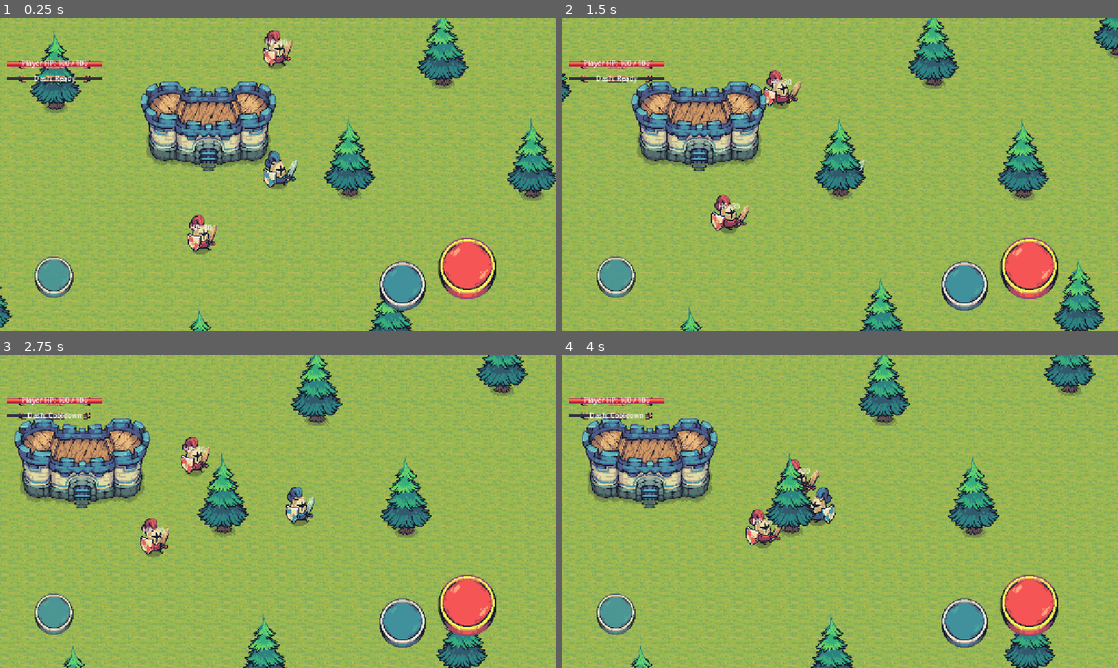
Above: before the commit, frames 1-4 (two rows, left to right).
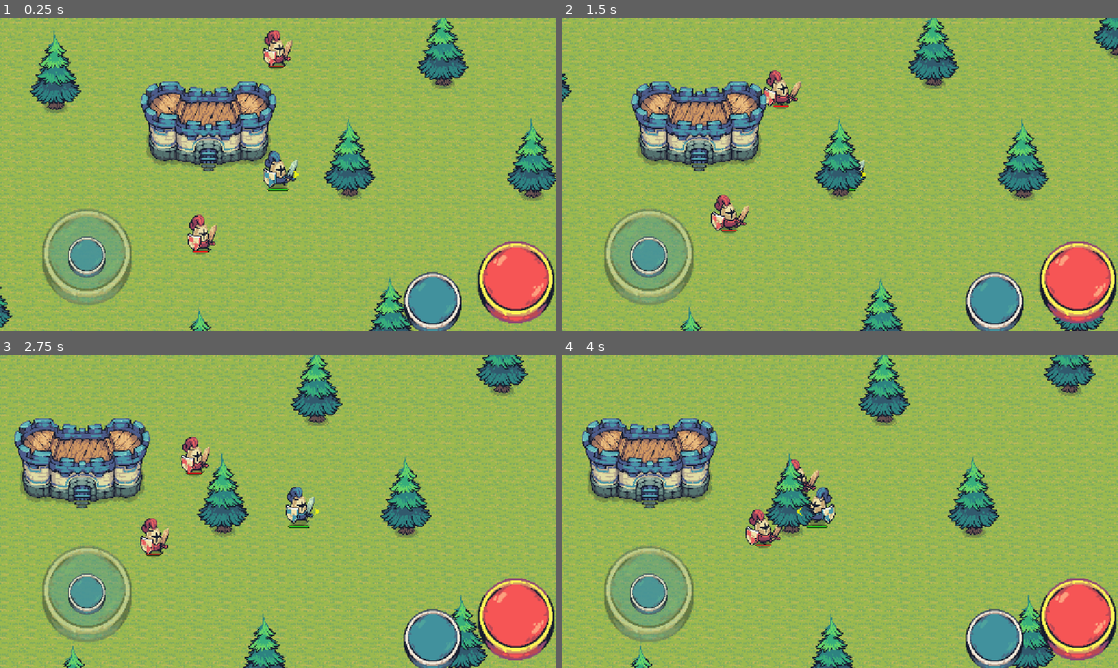
Above: after the commit, the same moments.

Repository: yudnata/project-game
Game: Godot game, scene res://scenes/main/Main.tscn
Same seed, same stepped clock (60 frames per second), same inputs: the game is played once before the commit and once after it.
Inputs (mouse positions are in pixels of both pictures, inside the frame that each line leads up to):
- Up to frame 1 (0.25 s): no input
- Up to frame 2 (1.5 s): move the mouse to (962, 158) at 0.52 s; hold D (move_right) 0.53-1.25 s; tap Shift (dash) at 0.6 s; click (962, 158) at 0.67 s; drag from (728, 190) to (812, 237) at 1.27 s
- Up to frame 3 (2.75 s): move the mouse to (333, 442) at 2.02 s; hold D (move_right) from 2.03 s (still down); tap E (use_hoe) at 2.1 s; click (333, 442) at 2.17 s; tap Shift (dash) at 2.3 s
- Up to frame 4 (4 s): release D (move_right) at 2.75 s; drag from (812, 574) to (673, 464) at 2.77 s; move the mouse to (1006, 558) at 3.52 s; hold A (move_left) from 3.53 s (still down); tap K at 3.6 s; click (1006, 558) at 3.67 s; tap Shift (dash) at 3.8 s

The runs differ from the first frame. In frame 1, 11% of the frame differs, in the area x 1-100%, y 6-100%; in frame 2, 11%; in frame 3, 11%; in frame 4, 11%.

Commit message:
feat: implement core game systems including player movement, enemy dummy, and virtual joystick controls

Diff:
--- a/project.godot
+++ b/project.godot
@@ -11,9 +11,9 @@
 [application]
 
 config/name="project-game"
+run/main_scene="res://scenes/main/Main.tscn"
 config/features=PackedStringArray("4.6", "Forward Plus")
 config/icon="res://icon.svg"
-run/main_scene="res://scenes/main/Main.tscn"
 
 [autoload]
 
@@ -37,3 +37,4 @@
 [rendering]
 
 rendering_device/driver.windows="d3d12"
+textures/vram_compression/import_etc2_astc=true
--- a/scenes/enemy/DummyEnemy.tscn
+++ b/scenes/enemy/DummyEnemy.tscn
@@ -5,6 +5,30 @@
 
 [sub_resource type="CircleShape2D" id="1_enemy_body_shape"]
 radius = 11.0
+
+[sub_resource type="StyleBoxFlat" id="StyleBoxFlat_enemy_bg"]
+bg_color = Color(0.1, 0.1, 0.1, 0.6)
+border_width_left = 1
+border_width_top = 1
+border_width_right = 1
+border_width_bottom = 1
+border_color = Color(0, 0, 0, 1)
+corner_radius_top_left = 2
+corner_radius_top_right = 2
+corner_radius_bottom_right = 2
+corner_radius_bottom_left = 2
+
+[sub_resource type="StyleBoxFlat" id="StyleBoxFlat_enemy_fill"]
+bg_color = Color(1, 0.1, 0.1, 1)
+border_width_left = 1
+border_width_top = 1
+border_width_right = 1
+border_width_bottom = 1
+border_color = Color(0, 0, 0, 0)
+corner_radius_top_left = 2
+corner_radius_top_right = 2
+corner_radius_bottom_right = 2
+corner_radius_bottom_left = 2
 
 [node name="DummyEnemy" type="CharacterBody2D"]
 script = ExtResource("1_enemy_script")
@@ -17,12 +41,15 @@
 position = Vector2(0, -2)
 hframes = 8
 
-[node name="HpLabel" type="Label" parent="."]
-offset_left = -26.0
-offset_top = -35.0
-offset_right = 26.0
-offset_bottom = -15.0
-horizontal_alignment = 1
-text = "HP: 30"
+[node name="HealthBar" type="ProgressBar" parent="."]
+offset_left = -18.0
+offset_top = 30.0
+offset_right = 18.0
+offset_bottom = 34.0
+theme_override_styles/background = SubResource("StyleBoxFlat_enemy_bg")
+theme_override_styles/fill = SubResource("StyleBoxFlat_enemy_fill")
+max_value = 70.0
+value = 70.0
+show_percentage = false
 
 [node name="AnimationPlayer" type="AnimationPlayer" parent="."]
--- a/scenes/main/Main.tscn
+++ b/scenes/main/Main.tscn
@@ -31,83 +31,38 @@
 
 [node name="Guide" type="CanvasLayer" parent="." unique_id=16146199]
 
-[node name="HUD" type="CanvasLayer" parent="." unique_id=1353895524]
-
-[node name="HPBar" type="TextureProgressBar" parent="HUD" unique_id=740895593]
-offset_left = 16.0
-offset_top = 92.0
-offset_right = 236.0
-offset_bottom = 120.0
-value = 100.0
-nine_patch_stretch = true
-texture_under = ExtResource("6_bar_base")
-texture_progress = ExtResource("7_bar_fill")
-
-[node name="PlayerHP" type="Label" parent="HUD/HPBar" unique_id=736433306]
-layout_mode = 1
-anchors_preset = 8
-anchor_left = 0.5
-anchor_top = 0.5
-anchor_right = 0.5
-anchor_bottom = 0.5
-offset_left = -110.0
-offset_top = -14.0
-offset_right = 110.0
-offset_bottom = 14.0
-grow_horizontal = 2
-grow_vertical = 2
-text = "HP: 100 / 100"
-horizontal_alignment = 1
-
-[node name="DashBar" type="TextureProgressBar" parent="HUD" unique_id=2022795489]
-offset_left = 16.0
-offset_top = 130.0
-offset_right = 236.0
-offset_bottom = 148.0
-value = 100.0
-nine_patch_stretch = true
-texture_under = ExtResource("6_bar_base")
-texture_progress = ExtResource("7_bar_fill")
-tint_progress = Color(0.2, 0.8, 1, 1)
-
-[node name="DashLabel" type="Label" parent="HUD/DashBar" unique_id=1951836313]
-layout_mode = 1
-anchors_preset = 8
-anchor_left = 0.5
-anchor_top = 0.5
-anchor_right = 0.5
-anchor_bottom = 0.5
-offset_left = -110.0
-offset_top = -12.0
-offset_right = 110.0
-offset_bottom = 12.0
-grow_horizontal = 2
-grow_vertical = 2
-text = "Dash"
-horizontal_alignment = 1
-
 [node name="MobileControls" type="CanvasLayer" parent="."]
 
 [node name="VirtualJoystick" parent="MobileControls" instance=ExtResource("8_joystick")]
 anchors_preset = 2
 anchor_top = 1.0
 anchor_bottom = 1.0
-offset_left = 64.0
-offset_top = -184.0
-offset_right = 184.0
-offset_bottom = -64.0
+offset_left = 50.0
+offset_top = -320.0
+offset_right = 350.0
+offset_bottom = -20.0
 grow_vertical = 0
 
-[node name="AttackButton" type="TouchScreenButton" parent="MobileControls"]
-position = Vector2(980, 480)
-scale = Vector2(1.5, 1.5)
+[node name="RightControls" type="Control" parent="MobileControls"]
+layout_mode = 3
+anchors_preset = 3
+anchor_left = 1.0
+anchor_top = 1.0
+anchor_right = 1.0
+anchor_bottom = 1.0
+grow_horizontal = 0
+grow_vertical = 0
+
+[node name="AttackButton" type="TouchScreenButton" parent="MobileControls/RightControls"]
+position = Vector2(-220, -240)
+scale = Vector2(2.0, 2.0)
 texture_normal = ExtResource("9_btn_red")
 texture_pressed = ExtResource("10_btn_red_p")
 action = "attack"
 
-[node name="DashButton" type="TouchScreenButton" parent="MobileControls"]
-position = Vector2(850, 540)
-scale = Vector2(1.2, 1.2)
+[node name="DashButton" type="TouchScreenButton" parent="MobileControls/RightControls"]
+position = Vector2(-380, -160)
+scale = Vector2(1.5, 1.5)
 texture_normal = ExtResource("11_btn_blue")
 texture_pressed = ExtResource("12_btn_blue_p")
 action = "dash"
--- a/scenes/player/Player.tscn
+++ b/scenes/player/Player.tscn
@@ -9,6 +9,30 @@
 [sub_resource type="CircleShape2D" id="2_attack_shape"]
 radius = 42.0
 
+[sub_resource type="StyleBoxFlat" id="StyleBoxFlat_player_bg"]
+bg_color = Color(0.1, 0.1, 0.1, 0.6)
+border_width_left = 1
+border_width_top = 1
+border_width_right = 1
+border_width_bottom = 1
+border_color = Color(0, 0, 0, 1)
+corner_radius_top_left = 2
+corner_radius_top_right = 2
+corner_radius_bottom_right = 2
+corner_radius_bottom_left = 2
+
+[sub_resource type="StyleBoxFlat" id="StyleBoxFlat_player_fill"]
+bg_color = Color(0.1, 1, 0.1, 1)
+border_width_left = 1
+border_width_top = 1
+border_width_right = 1
+border_width_bottom = 1
+border_color = Color(0, 0, 0, 0)
+corner_radius_top_left = 2
+corner_radius_top_right = 2
+corner_radius_bottom_right = 2
+corner_radius_bottom_left = 2
+
 [node name="Player" type="CharacterBody2D"]
 script = ExtResource("1_player_script")
 
@@ -19,6 +43,7 @@
 texture = ExtResource("2_player_texture")
 position = Vector2(0, -7)
 hframes = 8
+
 
 [node name="AnimationPlayer" type="AnimationPlayer" parent="."]
 
@@ -34,3 +59,22 @@
 position = Vector2(10, 0)
 color = Color(0.96, 0.96, 0.74, 0.6)
 polygon = PackedVector2Array(-8, -12, 8, -8, 16, 0, 8, 8, -8, 12)
+
+[node name="HealthBar" type="ProgressBar" parent="."]
+offset_left = -24.0
+offset_top = 32.0
+offset_right = 24.0
+offset_bottom = 38.0
+theme_override_styles/background = SubResource("StyleBoxFlat_player_bg")
+theme_override_styles/fill = SubResource("StyleBoxFlat_player_fill")
+value = 100.0
+show_percentage = false
+
+[node name="DirectionIndicator" type="Node2D" parent="."]
+z_index = 1
+
+[node name="Arrow" type="Polygon2D" parent="DirectionIndicator"]
+position = Vector2(35, 0)
+scale = Vector2(1.2, 1.2)
+color = Color(1, 1, 0, 0.8)
+polygon = PackedVector2Array(0, -8, 12, 0, 0, 8, 4, 0)
--- a/scenes/ui/VirtualJoystick.tscn
+++ b/scenes/ui/VirtualJoystick.tscn
@@ -7,8 +7,8 @@
 [node name="VirtualJoystick" type="Control"]
 layout_mode = 3
 anchors_preset = 0
-offset_right = 120.0
-offset_bottom = 120.0
+offset_right = 300.0
+offset_bottom = 300.0
 script = ExtResource("1_vj_script")
 
 [node name="Background" type="TextureRect" parent="."]
@@ -24,10 +24,17 @@
 
 [node name="Knob" type="TextureRect" parent="."]
 modulate = Color(1, 1, 1, 0.8)
-layout_mode = 0
-offset_left = 36.0
-offset_top = 36.0
-offset_right = 84.0
-offset_bottom = 84.0
+layout_mode = 1
+anchors_preset = 8
+anchor_left = 0.5
+anchor_top = 0.5
+anchor_right = 0.5
+anchor_bottom = 0.5
+offset_left = -60.0
+offset_top = -60.0
+offset_right = 60.0
+offset_bottom = 60.0
+grow_horizontal = 2
+grow_vertical = 2
 texture = ExtResource("3_knob_tex")
 stretch_mode = 5
--- a/scripts/camera/camera_follow.gd
+++ b/scripts/camera/camera_follow.gd
@@ -19,8 +19,8 @@
 
 	if _shake_intensity > 0:
 		_shake_intensity = lerp(_shake_intensity, 0.0, _shake_decay * delta)
-		var offset = Vector2(randf_range(-1, 1), randf_range(-1, 1)) * _shake_intensity
-		target_pos += offset
+		var shake_offset = Vector2(randf_range(-1, 1), randf_range(-1, 1)) * _shake_intensity
+		target_pos += shake_offset
 
 	global_position = global_position.lerp(target_pos, clamp(follow_speed * delta, 0.0, 1.0))
 
--- a/scripts/enemy/dummy_enemy.gd
+++ b/scripts/enemy/dummy_enemy.gd
@@ -1,6 +1,6 @@
 extends CharacterBody2D
 
-@export var max_hp: int = 30
+@export var max_hp: int = 50
 @export var move_speed: float = 80.0
 @export var chase_range: float = 10000.0
 @export var attack_range: float = 55.0
@@ -20,15 +20,15 @@
 var _knockback_remaining: float = 0.0
 var _flash_base_modulate: Color = Color.WHITE
 
-@onready var hp_label: Label = $HpLabel
 @onready var sprite: Sprite2D = $Body
 @onready var animation_player: AnimationPlayer = $AnimationPlayer
+@onready var health_bar: ProgressBar = $HealthBar
 
 func _ready() -> void:
 	add_to_group("enemy")
 	hp = max_hp
 	_flash_base_modulate = modulate
-	_update_hp_label()
+	_update_health_bar()
 	_update_target()
 	_create_animations_programmatically()
 
@@ -79,7 +79,7 @@
 
 func receive_hit(damage: int, source_position: Vector2 = Vector2.ZERO) -> void:
 	hp = max(hp - damage, 0)
-	_update_hp_label()
+	_update_health_bar()
 	_flash_hit()
 	if source_position != Vector2.ZERO:
 		var knock_dir := (global_position - source_position).normalized()
@@ -114,8 +114,10 @@
 	await get_tree().create_timer(0.08).timeout
 	modulate = _flash_base_modulate
 
-func _update_hp_label() -> void:
-	hp_label.text = "HP: %d" % hp
+func _update_health_bar() -> void:
+	if health_bar:
+		health_bar.max_value = max_hp
+		health_bar.value = hp
 
 func _is_playing_attack_anim() -> bool:
 	return animation_player and animation_player.is_playing() and animation_player.current_animation.begins_with("Attack")
--- a/scripts/main/main.gd
+++ b/scripts/main/main.gd
@@ -1,36 +1,13 @@
 extends Node2D
 
 @onready var player: CharacterBody2D = $GameRoot/World/Player
-@onready var hp_bar: TextureProgressBar = $HUD/HPBar
-@onready var hp_label: Label = $HUD/HPBar/PlayerHP
-@onready var dash_bar: TextureProgressBar = $HUD/DashBar
-@onready var dash_label: Label = $HUD/DashBar/DashLabel
 
 func _ready() -> void:
-	Input.set_custom_mouse_cursor(load("res://assets/UI Elements/UI Elements/Cursors/Cursor_01.png"))
-	if player.has_signal("hp_changed"):
-		player.connect("hp_changed", _on_player_hp_changed)
-	if player.has_method("get_hp") and player.has_method("get_max_hp"):
-		_on_player_hp_changed(player.get_hp(), player.get_max_hp())
 
-	if player.has_method("get_dash_cooldown_ratio"):
-		dash_bar.value = player.get_dash_cooldown_ratio() * 100.0
-		_update_dash_label(player.is_dash_ready())
+	var cursor_tex = load("res://assets/UI Elements/UI Elements/Cursors/Cursor_01.png")
+	if cursor_tex:
+		Input.set_custom_mouse_cursor(cursor_tex)
 
 func _process(_delta: float) -> void:
 	if player == null:
 		return
-	if player.has_method("get_dash_cooldown_ratio"):
-		dash_bar.value = player.get_dash_cooldown_ratio() * 100.0
-		_update_dash_label(player.is_dash_ready())
-
-func _on_player_hp_changed(current_hp: int, max_hp: int) -> void:
-	hp_label.text = "Player HP: %d / %d" % [current_hp, max_hp]
-	hp_bar.max_value = max_hp
-	hp_bar.value = current_hp
-
-func _update_dash_label(is_ready: bool) -> void:
-	if is_ready:
-		dash_label.text = "Dash: Ready"
-	else:
-		dash_label.text = "Dash: Cooldown"
--- a/scripts/player/player.gd
+++ b/scripts/player/player.gd
@@ -36,6 +36,8 @@
 @onready var attack_fx: Polygon2D = $AttackArea2D/AttackFX
 @onready var sprite: Sprite2D = $Body
 @onready var animation_player: AnimationPlayer = $AnimationPlayer
+@onready var health_bar: ProgressBar = $HealthBar
+@onready var direction_indicator: Node2D = $DirectionIndicator
 
 func _ready() -> void:
 	add_to_group("player")
@@ -44,6 +46,7 @@
 	attack_collision.disabled = true
 	attack_fx.visible = false
 	_hp = max_hp
+	_update_health_bar()
 	hp_changed.emit(_hp, max_hp)
 
 func _physics_process(delta: float) -> void:
@@ -63,8 +66,11 @@
 	var input_vector := Input.get_vector("move_left", "move_right", "move_up", "move_down")
 	if input_vector.length() > 0.1:
 		_facing_direction = input_vector.normalized()
-	else:
-		input_vector = Vector2.ZERO # Force zero if tiny
+		direction_indicator.rotation = _facing_direction.angle()
+	else:
+		input_vector = Vector2.ZERO
+
+	direction_indicator.visible = true
 
 	if Input.is_action_just_pressed("dash") and _dash_available and not _is_attacking:
 		_start_dash(input_vector)
@@ -259,6 +265,7 @@
 		return
 
 	_hp = max(_hp - damage, 0)
+	_update_health_bar()
 	hp_changed.emit(_hp, max_hp)
 	if _hp <= 0:
 		_respawn_player()
@@ -277,9 +284,15 @@
 
 func _respawn_player() -> void:
 	_hp = max_hp
+	_update_health_bar()
 	hp_changed.emit(_hp, max_hp)
 	global_position = Vector2.ZERO
 	velocity = Vector2.ZERO
+
+func _update_health_bar() -> void:
+	if health_bar:
+		health_bar.max_value = max_hp
+		health_bar.value = _hp
 
 func get_hp() -> int:
 	return _hp
--- a/scripts/ui/virtual_joystick.gd
+++ b/scripts/ui/virtual_joystick.gd
@@ -1,6 +1,6 @@
 extends Control
 
-@export var max_distance: float = 40.0
+@export var max_distance: float = 120.0
 @export var action_left: String = "move_left"
 @export var action_right: String = "move_right"
 @export var action_up: String = "move_up"
Not shown, added: export_presets.cfg
